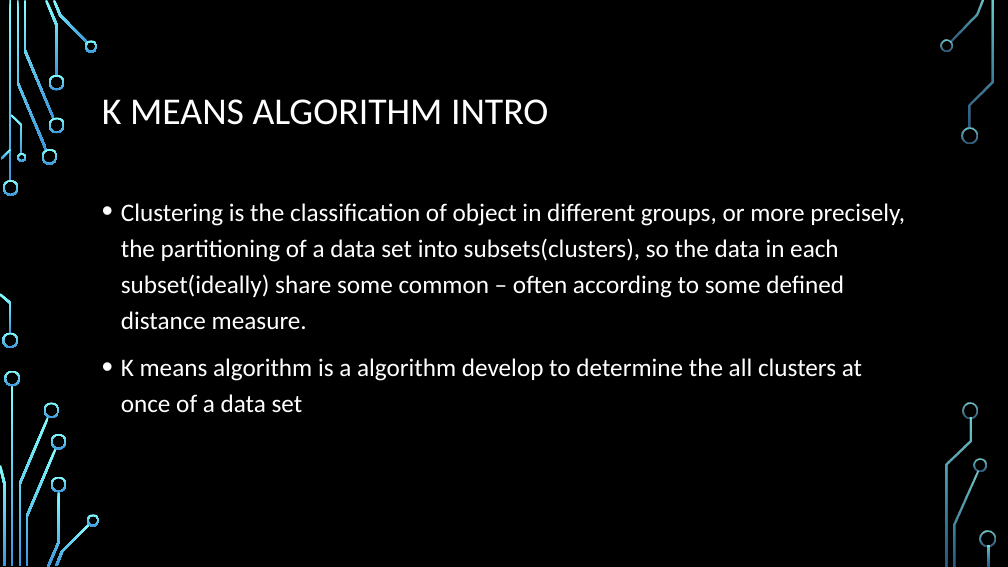
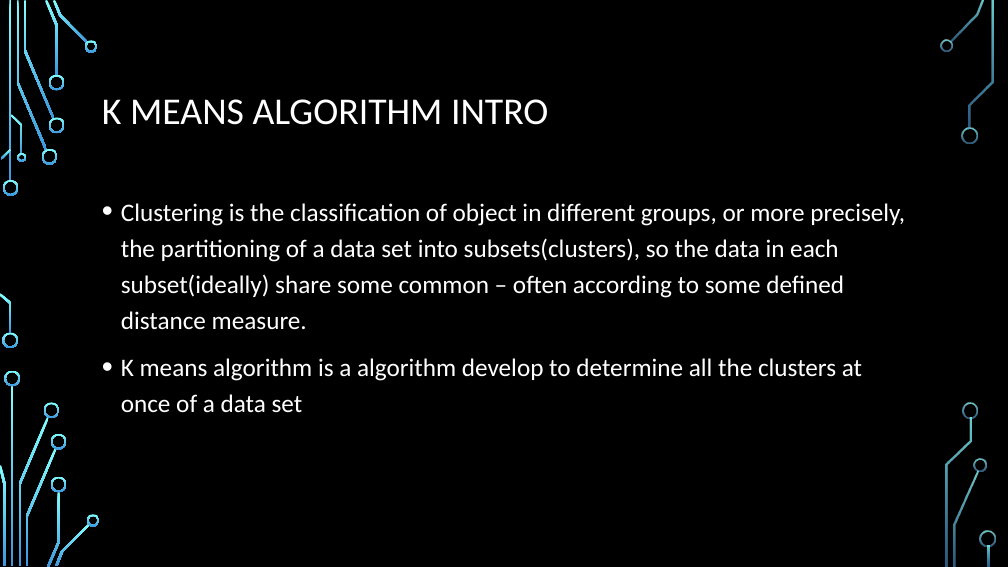
Before and after one commit to liotahuf/project_k_means, a slide deck: slide 3 of Midle presentation.pptx (slide 2 before the commit). Drawn at 1008x567 pixels with LibreOffice and Linux fonts; fonts in the diff are those of the drawing; background and template pictures are left out. Boxes give left, top, right and bottom in pixels: in the first picture for what was removed or moved away, otherwise in the second. Text is boxed around its words. In the diff, an @@ line names an element or a change of style, - is before the commit and + after.

Commit message:
changes in ppt

```diff
--- a/Midle presentation.pptx
+++ b/Midle presentation.pptx
@@ text at box(121, 358, 862, 413): text changed @@
-• K means algorithm is a algorithm develop to determine the all clusters at once of a data set
+• K means algorithm is a algorithm develop to determine all the clusters at once of a data set
```
Also in this commit, not shown: 3 other slides changed, 11 slides added.
